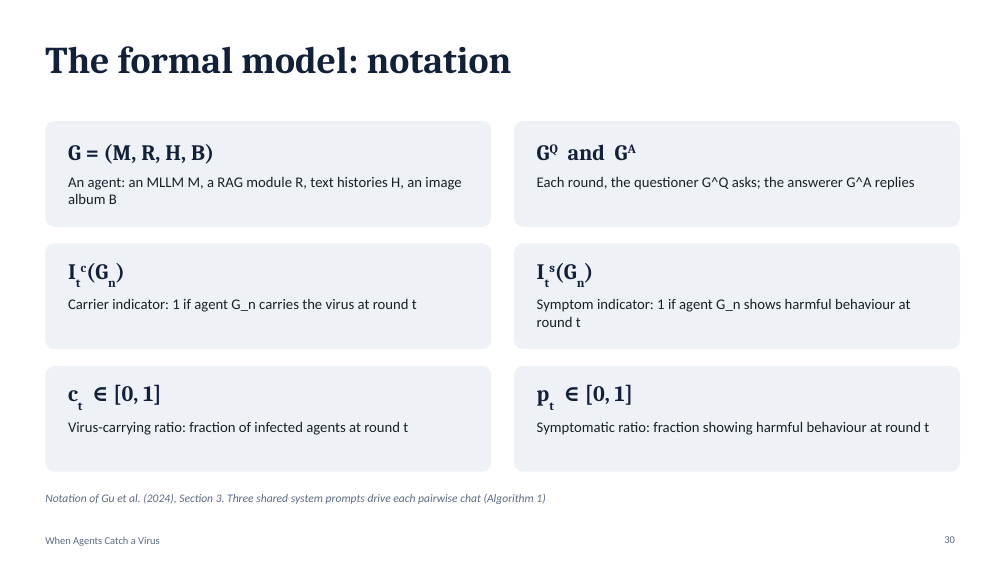
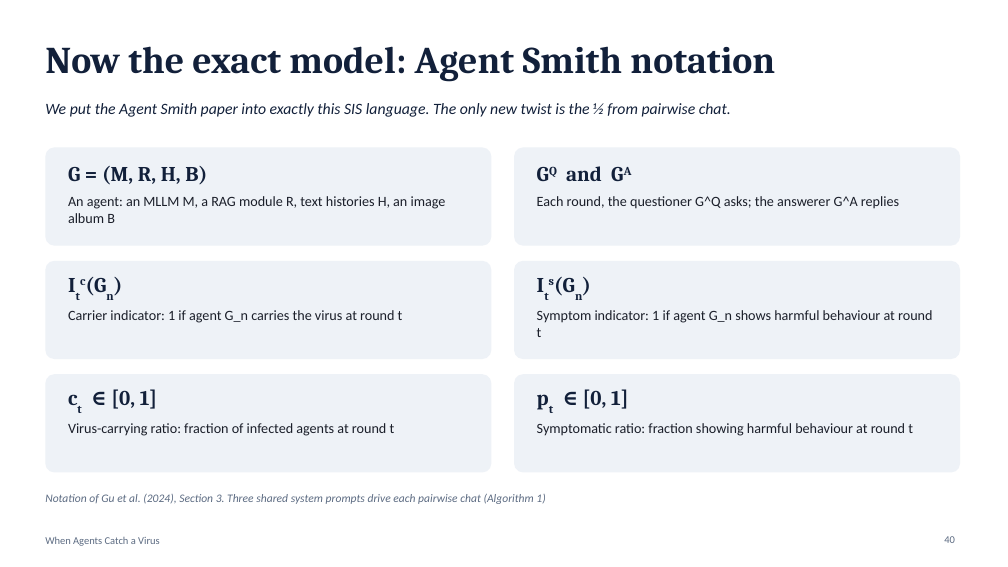
Before and after one commit to krishkarnan/2023-Data-Driven-Innovation-Application-Competition, a slide deck: slide 40 of lecture/When_Agents_Catch_a_Virus.pptx (slide 30 before the commit). Drawn at 1008x567 pixels with LibreOffice and Linux fonts; fonts in the diff are those of the drawing. Boxes give left, top, right and bottom in pixels: in the first picture for what was removed or moved away, otherwise in the second. Text is boxed around its words. In the diff, an @@ line names an element or a change of style, - is before the commit and + after.

```diff
--- a/lecture/When_Agents_Catch_a_Virus.pptx
+++ b/lecture/When_Agents_Catch_a_Virus.pptx
@@ title at (x1=45, y1=46, x2=775, y2=82): text changed @@
-The formal model: notation
+Now the exact model: Agent Smith notation
@@ text added at (x1=45, y1=103, x2=731, y2=117), 15 pt, text #12203A, italic @@
+We put the Agent Smith paper into exactly this SIS language. The only new twist is the ½ from pairwise chat.
@@ rounded rectangle resized from (x1=45, y1=121, x2=492, y2=227) to (x1=45, y1=147, x2=492, y2=246) @@
@@ proportions changed in 6 elements at (x1=45, y1=374, x2=492, y2=473), (x1=514, y1=374, x2=960, y2=473), (x1=45, y1=261, x2=492, y2=359), (x1=514, y1=261, x2=960, y2=359), (x1=45, y1=147, x2=492, y2=246), (x1=514, y1=147, x2=960, y2=246) @@
@@ rounded rectangle resized from (x1=514, y1=121, x2=960, y2=227) to (x1=514, y1=147, x2=960, y2=246) @@
@@ text "G = (M, R, H, ..." moved from (x1=68, y1=144, x2=214, y2=164) to (x1=68, y1=166, x2=207, y2=185) @@
@@ size 21 to 20 pt in 6 elements at (x1=111, y1=389, x2=157, y2=409), (x1=583, y1=389, x2=628, y2=409), (x1=68, y1=270, x2=469, y2=304), (x1=537, y1=270, x2=938, y2=304), (x1=68, y1=166, x2=207, y2=185), (x1=566, y1=166, x2=602, y2=181) @@
@@ text "GQ and GA" moved from (x1=568, y1=144, x2=605, y2=160) to (x1=566, y1=166, x2=602, y2=181) @@
@@ text "An agent: an MLLM M, ..." moved from (x1=68, y1=176, x2=461, y2=204) to (x1=68, y1=196, x2=446, y2=223) @@
@@ size 14 to 13.5 pt in 6 elements at (x1=68, y1=423, x2=395, y2=436), (x1=537, y1=423, x2=913, y2=436), (x1=68, y1=310, x2=403, y2=323), (x1=537, y1=310, x2=932, y2=337), (x1=68, y1=196, x2=446, y2=223), (x1=537, y1=196, x2=899, y2=209) @@
@@ text "Each round, the questioner G^Q ..." moved from (x1=537, y1=176, x2=915, y2=190) to (x1=537, y1=196, x2=899, y2=209) @@
@@ rounded rectangle resized from (x1=45, y1=243, x2=492, y2=349) to (x1=45, y1=261, x2=492, y2=359) @@
@@ rounded rectangle resized from (x1=514, y1=243, x2=960, y2=349) to (x1=514, y1=261, x2=960, y2=359) @@
@@ text "Itc(Gn)" moved from (x1=68, y1=255, x2=469, y2=293) to (x1=68, y1=270, x2=469, y2=304) @@
@@ text "Its(Gn)" moved from (x1=537, y1=255, x2=938, y2=293) to (x1=537, y1=270, x2=938, y2=304) @@
@@ text "Carrier indicator: 1 if agent ..." moved from (x1=68, y1=298, x2=417, y2=312) to (x1=68, y1=310, x2=403, y2=323) @@
@@ text "Symptom indicator: 1 if agent ..." moved from (x1=537, y1=298, x2=911, y2=327) to (x1=537, y1=310, x2=932, y2=337) @@
@@ rounded rectangle resized from (x1=45, y1=366, x2=492, y2=472) to (x1=45, y1=374, x2=492, y2=473) @@
@@ rounded rectangle resized from (x1=514, y1=366, x2=960, y2=472) to (x1=514, y1=374, x2=960, y2=473) @@
@@ page number at (x1=944, y1=536, x2=955, y2=543): text changed @@
-30
+40
```
Also in this commit, not shown: 6 other slides changed.
